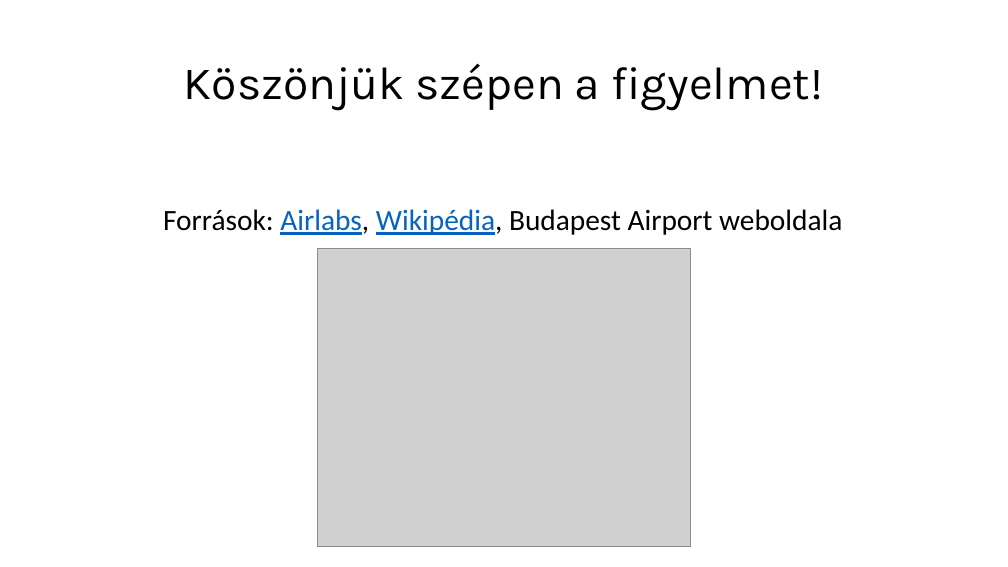
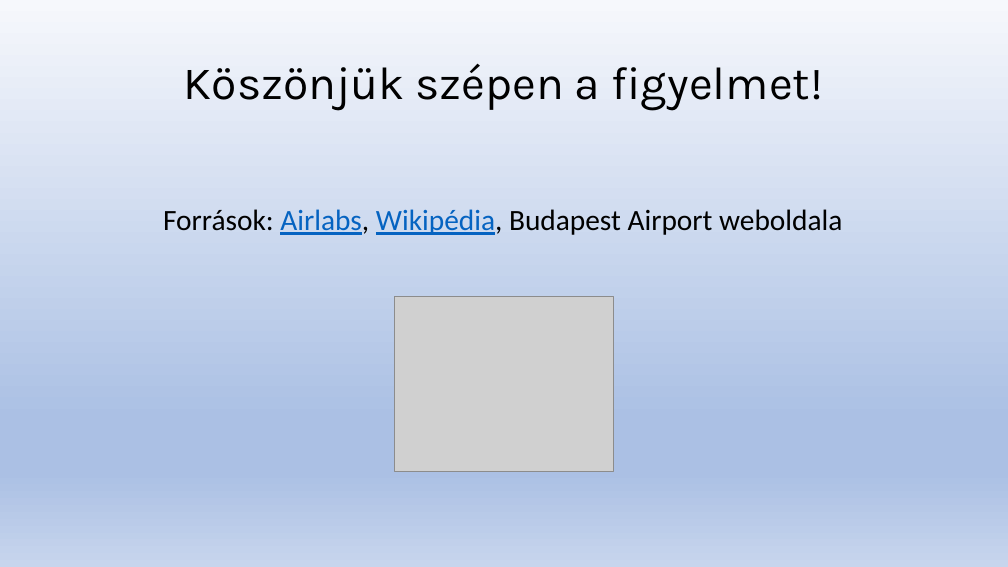
Before and after one commit to Levminer/flywithme, a slide deck: slide 6 of docs/FlyWithMe.pptx. Drawn at 1008x567 pixels with LibreOffice and Linux fonts; fonts in the diff are those of the drawing; grey boxes stand for pictures. Boxes give left, top, right and bottom in pixels: in the first picture for what was removed or moved away, otherwise in the second. Text is boxed around its words. In the diff, an @@ line names an element or a change of style, - is before the commit and + after.

```diff
--- a/docs/FlyWithMe.pptx
+++ b/docs/FlyWithMe.pptx
@@ background #FFFFFF to gradient #F6F8FC to #ABC0E4 to #C7D5ED @@
@@ picture removed at (318, 249, 690, 547) @@
@@ picture added at (395, 296, 614, 472) @@
```
Also in this commit, not shown: 4 other slides changed, 1 slide added, 1 slide removed.
